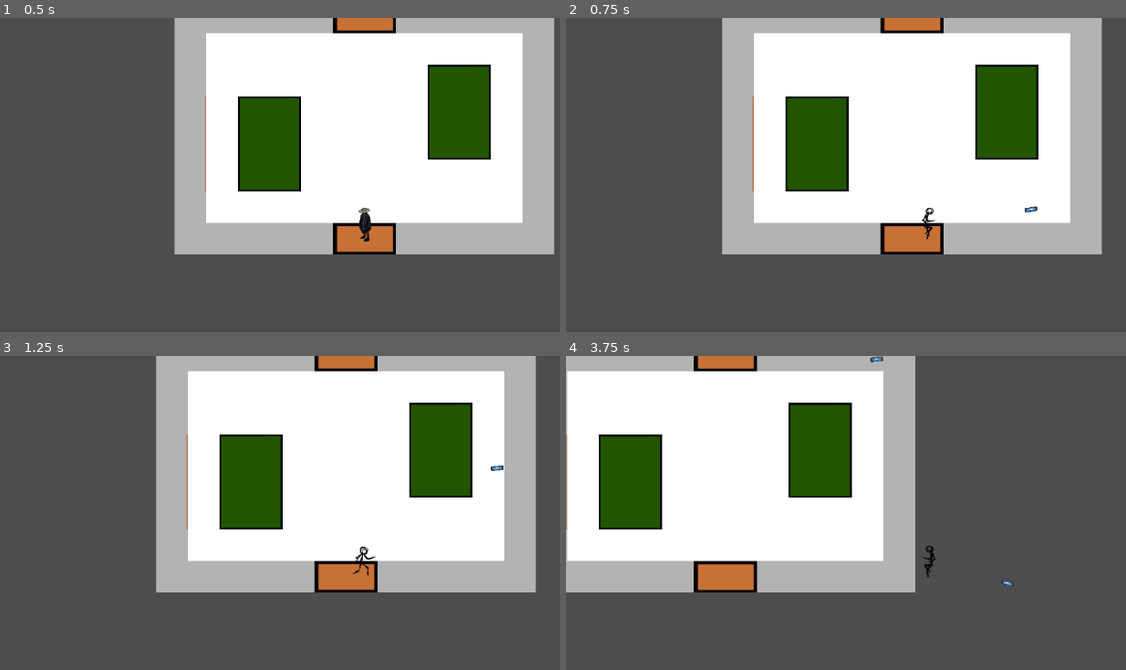
Above: before the commit, frames 1-4 (two rows, left to right).
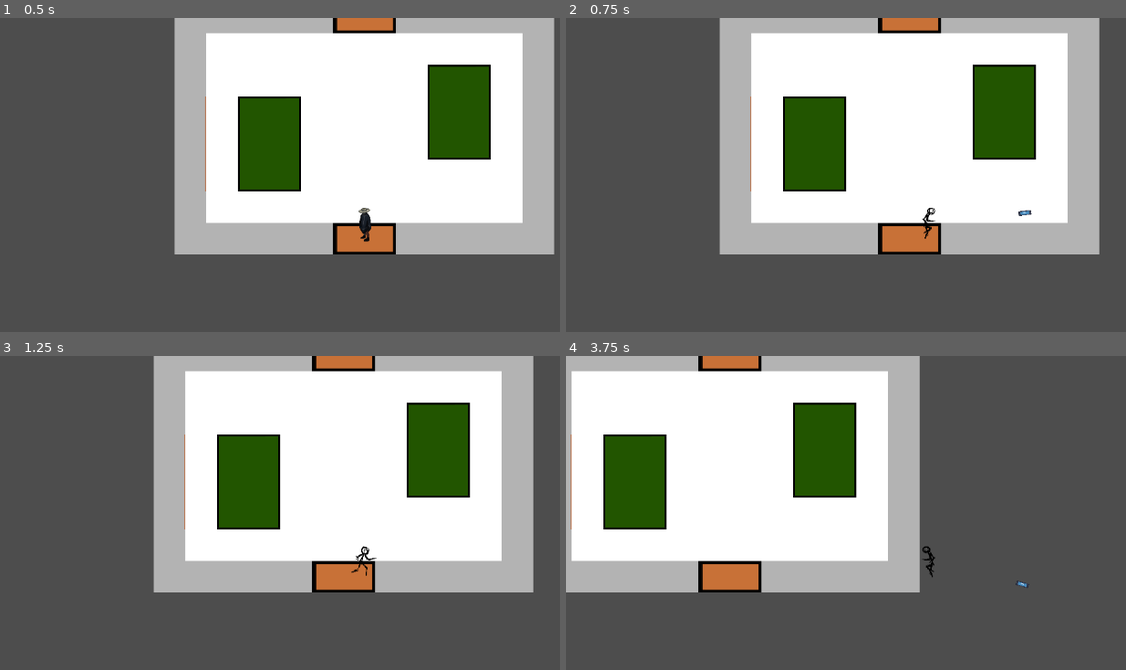
Above: after the commit, the same moments.

Repository: dabantoibarguen/LevelOne
Game: Godot game, scene res://scenes/level_1.tscn
Two runs of this game, one before a commit and one after it. Both use one fixed random seed, a clock stepped at 60 frames per second and the inputs below. The engine's default icon, where the game draws it, is replaced by a stand-in: a white triangle on a blue panel in a dark square.
Inputs (mouse positions are in pixels of both pictures, inside the frame that each line leads up to):
- Up to frame 1 (0.5 s): no input
- Up to frame 2 (0.75 s): tap Enter at 0.5 s; move the mouse to (1092, 203) at 0.52 s; hold Right (ui_right) from 0.53 s (still down); click (1092, 203) at 0.67 s
- Up to frame 3 (1.25 s): keep holding Right (ui_right)
- Up to frame 4 (3.75 s): move the mouse to (784, 582) at 1.27 s; release Right (ui_right) at 1.28 s; hold Down (ui_down) 1.28-2.03 s; click (784, 582) at 1.42 s; move the mouse to (1002, 472) at 2.02 s; hold Right (ui_right) 2.03-2.78 s; click (1002, 472) at 2.17 s; move the mouse to (896, 641) at 2.77 s; hold Up (ui_up) 2.78-3.53 s; click (896, 641) at 2.92 s; move the mouse to (outside the picture) at 3.52 s; hold Left (ui_left) from 3.53 s (still down); click (outside the picture) at 3.67 s

Frame 1 is identical in both runs. In frame 2, 2.8% of the frame differs, in the area x 27-96%, y 0-76%; in frame 3, 2.8%; in frame 4, 3.8%, in the area x 0-83%, y 0-76%.

Commit message:
Fixed bullets (no rotating Jose, coming from center)

Diff:
--- a/level-1-current/bullet_0.tscn
+++ b/level-1-current/bullet_0.tscn
@@ -7,6 +7,8 @@
 
 [node name="bullet0" type="CharacterBody2D"]
 scale = Vector2(1, 0.36)
+collision_layer = 2
+collision_mask = 2
 script = ExtResource("1_bljb1")
 
 [node name="Sprite2D" type="Sprite2D" parent="."]
--- a/level-1-current/character_body_2d.gd
+++ b/level-1-current/character_body_2d.gd
@@ -10,7 +10,7 @@
 	# As good practice, you should replace UI actions with custom gameplay actions.
 	var direction = Input.get_vector("ui_left", "ui_right", "ui_up", "ui_down")
 
-	look_at(get_global_mouse_position()) # Current position of mouse, may use
+	#look_at(get_global_mouse_position()) # Current position of mouse, may use
 
 	velocity = direction * SPEED
 
@@ -38,12 +38,13 @@
 	if ev is InputEventMouseButton: #Mouse clicks
 		# Mouse 1 = L. Click; Mouse 2 = R. Click
 		# Mouse 3 = Wheel click, Mouse 4 = Scroll up; Mouse 5 = Scroll down
-		print(ev)
+		var mouse_pos = get_global_mouse_position()
+		var angle_to_mouse = get_angle_to(mouse_pos)
 		if ev.button_index == 1 and ev.button_mask == 1: # button mask 1 is click down, 0 is up
 			var bullet = bullet_path.instantiate() # Get bullet instance
-			bullet.dir = rotation
+			bullet.dir = angle_to_mouse
 			bullet.pos = $Bullet_Pos.global_position
-			bullet.rot = global_rotation
+			bullet.rot = angle_to_mouse
 			get_parent().add_child(bullet)
 
 			print(get_global_mouse_position())
